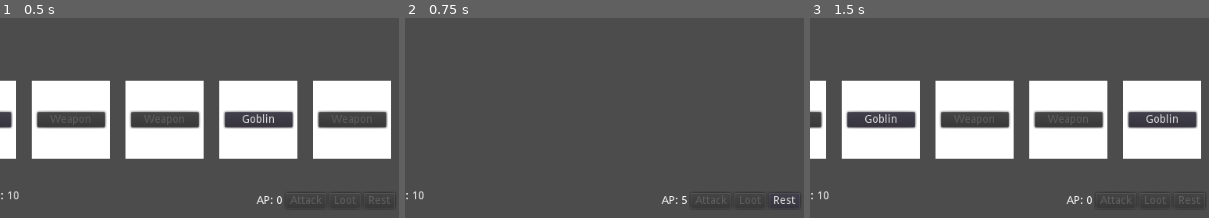
Above: before the commit, frames 1-3 (left to right).
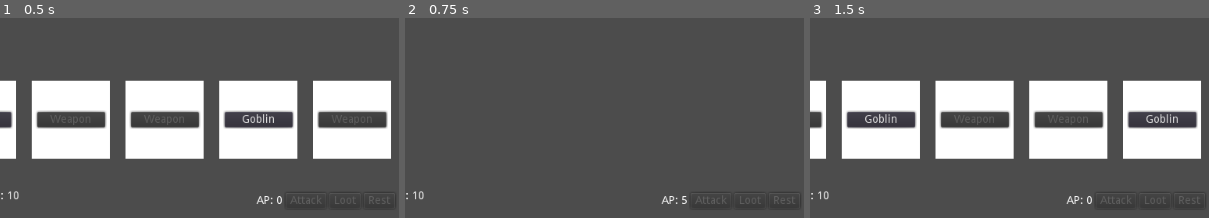
Above: after the commit, the same moments.

Repository: doctor-g/7DRL-2021
Game: Godot game, scene res://src/Game.tscn
Two runs of this game, one before a commit and one after it. Both use one fixed random seed, a clock stepped at 60 frames per second and the inputs below.
Inputs:
- Up to frame 1 (0.5 s): no input
- Up to frame 2 (0.75 s): click "Done" at 0.5 s
- Up to frame 3 (1.5 s): click "Done" at 1.25 s
The pictures show only the part of the screen within x 8-58%, y 50-100%; the shares and areas given below are measured in that part.

Frame 1 is identical in both runs. In frame 2, 0.1% of the frame differs, in the area x 92-98%, y 89-93%; in frame 3, nothing differs.

Commit message:
Implement rest

Diff:
--- a/project/src/Game.gd
+++ b/project/src/Game.gd
@@ -88,7 +88,7 @@
 func _update_action_buttons():
 	$HBoxContainer/AttackButton.disabled = not has_monster() or ap==0
 	$HBoxContainer/LootButton.disabled = not has_loot() or has_monster() or ap==0
-	$HBoxContainer/RestButton.disabled = has_monster() or ap==0
+	$HBoxContainer/RestButton.disabled = has_monster() or ap==0 or player.hp == 10
 	$ActionsDoneButton.disabled = false
 
 
@@ -138,3 +138,10 @@
 
 func has_loot() -> bool:
 	return $ItemSlot.get_child_count() > 0
+
+
+func _on_RestButton_pressed():
+	assert(player.hp < 10)
+	player.hp += 1
+	ap -= 1
+	_update_ap_label()
--- a/project/src/Game.tscn
+++ b/project/src/Game.tscn
@@ -101,5 +101,6 @@
 }
 [connection signal="pressed" from="HBoxContainer/AttackButton" to="." method="_on_AttackButton_pressed"]
 [connection signal="pressed" from="HBoxContainer/LootButton" to="." method="_on_LootButton_pressed"]
+[connection signal="pressed" from="HBoxContainer/RestButton" to="." method="_on_RestButton_pressed"]
 [connection signal="pressed" from="CardsDoneButton" to="." method="_on_CardsDoneButton_pressed"]
 [connection signal="pressed" from="ActionsDoneButton" to="." method="_on_ActionsDoneButton_pressed"]
